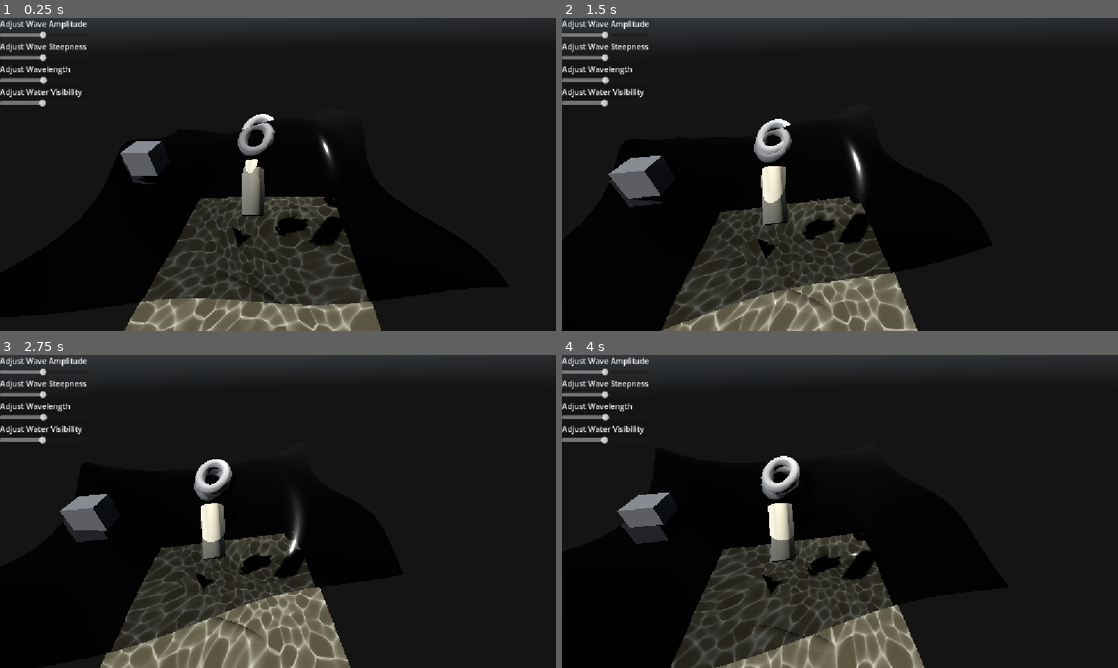
Above: before the commit, frames 1-4 (two rows, left to right).
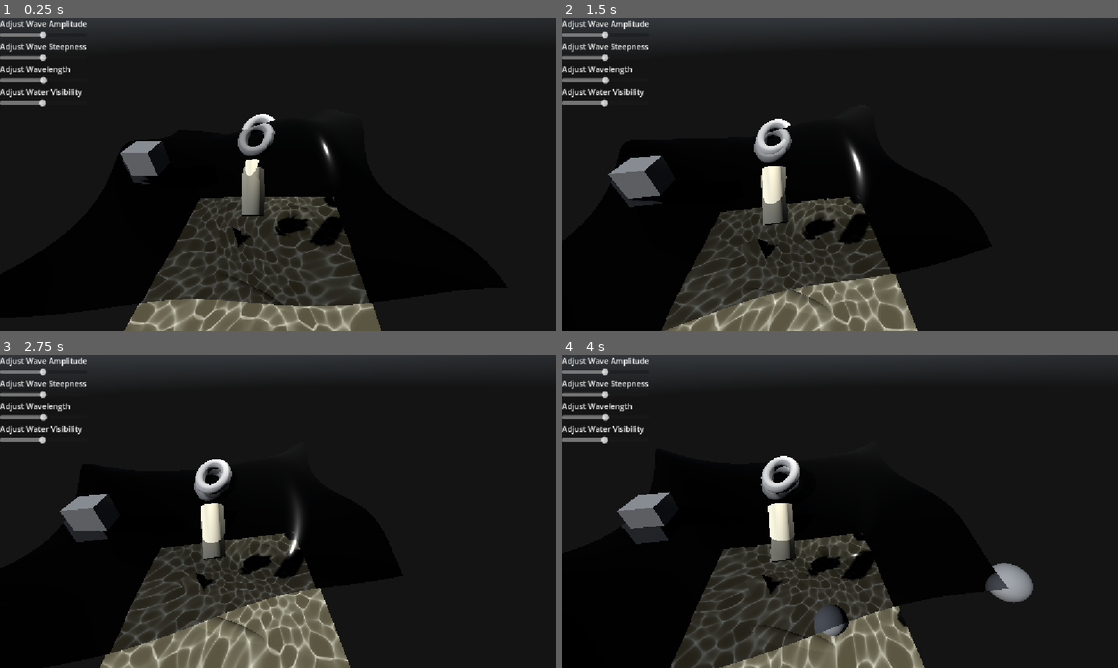
Above: after the commit, the same moments.

Repository: MagnusGrant06/fluid-simulation
Game: Godot game, scene res://Scenes/main.tscn
The game is run twice, just before and just after one commit, with the same random seed, the same clock (stepped at 60 frames per second) and the same inputs. A sky picture missing from this copy of the repository is replaced by a grey-blue gradient.
Inputs (mouse positions are in pixels of both pictures, inside the frame that each line leads up to):
- Up to frame 1 (0.25 s): no input
- Up to frame 2 (1.5 s): move the mouse to (867, 174) at 0.52 s; tap A (a) at 0.6 s; click (867, 174) at 0.67 s; tap D (d) at 0.8, 1.35 s; move the mouse to (728, 190) at 1.27 s; click (728, 190) at 1.42 s
- Up to frame 3 (2.75 s): tap S (s) at 1.55, 2.1 s; move the mouse to (333, 442) at 2.02 s; click (333, 442) at 2.17 s; tap W (w) at 2.3 s
- Up to frame 4 (4 s): move the mouse to (812, 574) at 2.77 s; tap W (w) at 2.85 s; click (812, 574) at 2.92 s; tap Space (space, bound only after the commit) at 3.05 s; move the mouse to (1006, 558) at 3.52 s; hold Space (space, bound only after the commit) from 3.53 s (still down); click (1006, 558) at 3.67 s; tap A (a) at 3.8 s

The runs differ from the first frame. In frame 1, 0.2% of the frame differs, in the area x 25-67%, y 32-92%; in frame 2, 0.3%; in frame 3, 0.2%; in frame 4, 1.3%, in the area x 11-85%, y 37-100%.

Commit message:
Fixed caustic fidelity issue and implemented water buoyancy physics

Diff:
--- a/fluid-simulation/Code/Scripts/character.gd
+++ b/fluid-simulation/Code/Scripts/character.gd
@@ -7,7 +7,7 @@
 func _ready():
 	Input.set_mouse_mode(Input.MOUSE_MODE_CAPTURED)
 
-func _input(event):
+func _input(event : InputEvent):
 	if event is InputEventMouseMotion:
 		if(Input.get_mouse_mode() != Input.MOUSE_MODE_CAPTURED):
 			return
--- a/fluid-simulation/Code/Scripts/fluid.gd
+++ b/fluid-simulation/Code/Scripts/fluid.gd
@@ -1,4 +1,4 @@
-extends Node
+class_name Fluid extends Node
 
 @onready var environment : WorldEnvironment = $"../WorldEnvironment"
 @onready var camera : Camera3D = $"../CharacterBody3D/Camera3D"
@@ -24,10 +24,17 @@
 	var material: ShaderMaterial = surface.get_active_material(0)
 	material.set_shader_parameter("time", wave_time)
 
-func _on_surface_area_entered(_body : Node3D):
+#methods to attach / detach the fluid to any floating bodies and check if camera is within water area
+func _on_surface_area_entered(body : Node3D):
+	if(body is Floaty):
+		body.attach_fluid(self)
+	if(body.get_child(1) is not Camera3D): return
 	within_water_area = true
 
-func _on_surface_area_exited(_body : Node3D):
+func _on_surface_area_exited(body : Node3D):
+	if(body is Floaty):
+		body.detach_fluid()
+	if(body.get_child(1) is not Camera3D): return
 	within_water_area = false
 
 #check if given point is above or below water surface taking into account waves
--- a/fluid-simulation/Scenes/ground_manager.gd
+++ b/fluid-simulation/Code/Scripts/ground_manager.gd
@@ -40,9 +40,18 @@
 
 func _on_amplitude_changed(value : float):
 	ground_material.set_shader_parameter("wave_amplitude", value)
+	obj1_mat.set_shader_parameter("wave_amplitude",value);
+	obj2_mat.set_shader_parameter("wave_amplitude",value);
+	obj3_mat.set_shader_parameter("wave_amplitude",value);
 
 func _on_steepness_changed(value : float):
 	ground_material.set_shader_parameter("wave_steepness", value)
+	obj1_mat.set_shader_parameter("wave_steepness",value);
+	obj2_mat.set_shader_parameter("wave_steepness",value);
+	obj3_mat.set_shader_parameter("wave_steepness",value);
 
 func _on_wavelength_changed(value : float):
 	ground_material.set_shader_parameter("wave_length", value)
+	obj1_mat.set_shader_parameter("wave_length",value);
+	obj2_mat.set_shader_parameter("wave_length",value);
+	obj3_mat.set_shader_parameter("wave_length",value);
--- /dev/null
+++ b/fluid-simulation/Code/Scripts/main.gd
@@ -0,0 +1,13 @@
+extends Node3D
+
+@onready var camera : Camera3D = $CharacterBody3D/Camera3D
+
+const floaty_sphere = preload("res://Scenes/floater.tscn")
+
+func _input(event: InputEvent) -> void:
+	#spawn physics sphere at mouse to show off water physics
+	if(event.is_action_pressed("space")):
+		var camera_space : Vector3 = camera.project_position(get_viewport().get_mouse_position(),5.0)
+		var floaty_instance = floaty_sphere.instantiate()
+		add_child(floaty_instance)
+		floaty_instance.global_position = camera_space
--- /dev/null
+++ b/fluid-simulation/Scenes/floater.gd
@@ -0,0 +1,26 @@
+class_name Floaty extends RigidBody3D
+
+var sorounding_fluid : Fluid
+const buoyancy : float = 3.0
+const damping_strength : float = 0.3
+
+func _process(_delta: float) -> void:
+	if(!sorounding_fluid): return
+
+	#calculate wave height at balls position and depth of ball
+	var wave_height : float = sorounding_fluid.get_current_wave_height(global_position, sorounding_fluid.amplitude, sorounding_fluid.steepness, sorounding_fluid.wavelength)
+	var ball_depth : float = wave_height - global_position.y + 1.0
+
+	if(ball_depth > 0):
+		#apply force upwards with damping to stop it at surface
+		var force_strength : float = ball_depth * buoyancy
+		var damping_force : float = -linear_velocity.y * damping_strength
+		apply_central_force(Vector3.UP * (force_strength + damping_force))
+
+
+#helper methods to allow physics updates from the fluid inside this object
+func attach_fluid(fluid : Fluid):
+	sorounding_fluid = fluid
+
+func detach_fluid():
+	sorounding_fluid = null
--- /dev/null
+++ b/fluid-simulation/Scenes/floater.tscn
@@ -0,0 +1,16 @@
+[gd_scene format=3 uid="uid://cyk42l4xbqxq1"]
+
+[ext_resource type="Script" uid="uid://cjf4da25p07bq" path="res://Scenes/floater.gd" id="1_7658v"]
+
+[sub_resource type="SphereShape3D" id="SphereShape3D_vfd82"]
+
+[sub_resource type="SphereMesh" id="SphereMesh_vfd82"]
+
+[node name="Floater" type="RigidBody3D" unique_id=1387297196]
+script = ExtResource("1_7658v")
+
+[node name="CollisionShape3D" type="CollisionShape3D" parent="." unique_id=1949718983]
+shape = SubResource("SphereShape3D_vfd82")
+
+[node name="MeshInstance3D" type="MeshInstance3D" parent="." unique_id=2120594520]
+mesh = SubResource("SphereMesh_vfd82")
--- a/fluid-simulation/Scenes/fluid.tscn
+++ b/fluid-simulation/Scenes/fluid.tscn
@@ -4,7 +4,7 @@
 [ext_resource type="Script" uid="uid://bdfi3qtlnt7o" path="res://Code/Scripts/fluid.gd" id="1_rcw30"]
 
 [sub_resource type="BoxShape3D" id="BoxShape3D_vfd82"]
-size = Vector3(10, 20, 10)
+size = Vector3(10, 10.7, 10)
 
 [node name="Fluid" type="Node3D" unique_id=199363850]
 script = ExtResource("1_rcw30")
--- a/fluid-simulation/Scenes/main.tscn
+++ b/fluid-simulation/Scenes/main.tscn
@@ -1,5 +1,6 @@
 [gd_scene format=3 uid="uid://c4mc3walo5kva"]
 
+[ext_resource type="Script" uid="uid://b1std1w2d0b33" path="res://Code/Scripts/main.gd" id="1_hptm8"]
 [ext_resource type="PackedScene" uid="uid://cyck2qg52o3g2" path="res://Scenes/fluid.tscn" id="1_jjvhh"]
 [ext_resource type="Script" uid="uid://8bp2i13168dj" path="res://Code/Scripts/camera_3d.gd" id="2_8gbba"]
 [ext_resource type="Script" uid="uid://bu42i7twtnk1y" path="res://Code/Scripts/character.gd" id="2_21xkr"]
@@ -7,7 +8,7 @@
 [ext_resource type="Shader" uid="uid://d4emdokd56qu2" path="res://Code/Shaders/camera_filter.gdshader" id="3_kry3j"]
 [ext_resource type="PackedScene" uid="uid://bslun5b34sjgb" path="res://Scenes/wave_controller.tscn" id="4_jjvhh"]
 [ext_resource type="Shader" uid="uid://cji204e1baeju" path="res://Code/Shaders/ground.gdshader" id="7_6bp64"]
-[ext_resource type="Script" uid="uid://cp77fgct61cyl" path="res://Scenes/ground_manager.gd" id="8_344ge"]
+[ext_resource type="Script" uid="uid://cp77fgct61cyl" path="res://Code/Scripts/ground_manager.gd" id="8_344ge"]
 
 [sub_resource type="CapsuleShape3D" id="CapsuleShape3D_vfd82"]
 radius = 0.025
@@ -98,9 +99,16 @@
 shader_parameter/time = 0.0
 shader_parameter/light_direction = Vector3(0, 0, 0)
 
+[sub_resource type="PhysicsMaterial" id="PhysicsMaterial_vfd82"]
+
+[sub_resource type="BoxShape3D" id="BoxShape3D_vfd82"]
+size = Vector3(10, 10, 0.01)
+
 [node name="Main" type="Node3D" unique_id=2027078809]
+script = ExtResource("1_hptm8")
 
 [node name="Fluid" parent="." unique_id=199363850 instance=ExtResource("1_jjvhh")]
+transform = Transform3D(1, 0, 0, 0, 1, 0, 0, 0, 1, 0, -0.039670467, 0)
 
 [node name="CharacterBody3D" type="CharacterBody3D" parent="." unique_id=1234586936]
 transform = Transform3D(0.0289368, 0.5699732, -0.8211535, -0.02007294, 0.82166326, 0.5696196, 0.99937963, 1.2006774e-09, 0.03521734, -6.957302, 3.645554, 1.3098075)
@@ -167,3 +175,9 @@
 transform = Transform3D(1, 0, 0, 0, 0.31822735, -0.94801444, 0, 0.94801444, 0.31822735, 1.0952313, 1.8751601, 0.4654379)
 mesh = SubResource("PrismMesh_vfd82")
 surface_material_override/0 = SubResource("ShaderMaterial_344ge")
+
+[node name="StaticBody3D" type="StaticBody3D" parent="Ground" unique_id=1738842785]
+physics_material_override = SubResource("PhysicsMaterial_vfd82")
+
+[node name="CollisionShape3D" type="CollisionShape3D" parent="Ground/StaticBody3D" unique_id=166857420]
+shape = SubResource("BoxShape3D_vfd82")
--- a/fluid-simulation/project.godot
+++ b/fluid-simulation/project.godot
@@ -49,6 +49,11 @@
 "events": [Object(InputEventKey,"resource_local_to_scene":false,"resource_name":"","device":-1,"window_id":0,"alt_press …(192 unchanged characters)…
 ]
 }
+space={
+"deadzone": 0.2,
+"events": [Object(InputEventKey,"resource_local_to_scene":false,"resource_name":"","device":-1,"window_id":0,"alt_pressed":false,"shift_pressed":false,"ctrl_pressed":false,"meta_pressed":false,"pressed":false,"keycode":0,"physical_keycode":32,"key_label":0,"unicode":32,"location":0,"echo":false,"script":null)
+]
+}
 
 [physics]
 
Renamed: fluid-simulation/Scenes/ground_manager.gd.uid -> fluid-simulation/Code/Scripts/ground_manager.gd.uid
Not shown, added: fluid-simulation/Code/Scripts/main.gd.uid
Not shown, added: fluid-simulation/Scenes/floater.gd.uid
